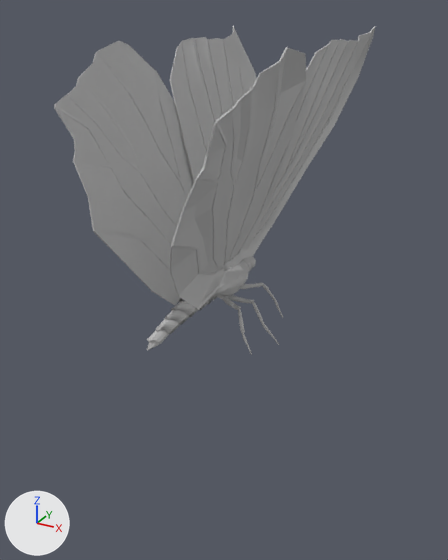
Two versions of the FBX model anim/butterfly_anim_v005.fbx, one commit apart.
Camera for both pictures: a 50 mm lens placed at (0.0271, -0.0501, 0.052), pointed at (-0.0002, -0.0003, 0.0272). The lights are fixed; the arrows at lower left show +X, +Y and +Z. Both versions are drawn at frame 277 of the action 'Take 001'; the numbers are the values there.

The first picture shows 'Body_Base', 'Wing_Lo_Base_L', 'Wing_Lo_Base_R', 'Wing_Up_Base_L', 'Wing_Up_Base_R'.
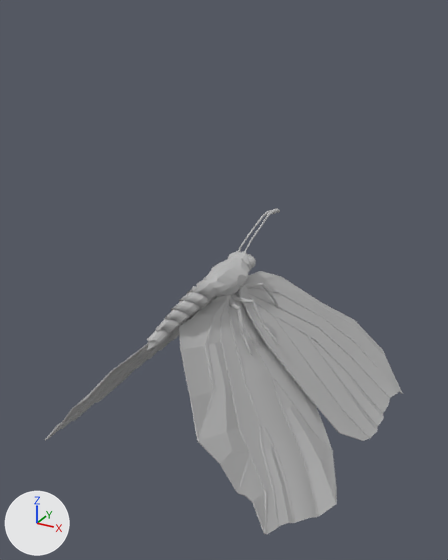
What differs and where, as boxes [x1, y1, x2, y2] in the pictures (448 x 560 px):
'Wing_Lo_Base_R', turned: before [170, 47, 307, 310]; after [179, 292, 337, 535]
'Wing_Lo_Base_L', turned: before [54, 41, 194, 305]; after [45, 307, 204, 441]
'Wing_Up_Base_R', turned: before [242, 26, 375, 259]; after [238, 271, 403, 441]
'Wing_Up_Base_L', turned: before [170, 26, 256, 182]; after [137, 330, 179, 368]

Patch to the scene script:
```diff
--- a/anim/butterfly_anim_v005.fbx.py
+++ b/anim/butterfly_anim_v005.fbx.py
@@ ob_wing_lo_base_l @@
 ob_wing_lo_base_l.location = (0.0, -0.00878, 0.0)
-ob_wing_lo_base_l.rotation_euler = (0.0, 0.0, -1.2)  # degrees (0, 0, -69)
+ob_wing_lo_base_l.rotation_euler = (0.0, 0.0, 0.895)  # degrees (0, 0, 51)
@@ ob_wing_up_base_r @@
 ob_wing_up_base_r.location = (0.0, 0.014, 0.0)
-ob_wing_up_base_r.rotation_euler = (0.0, 0.0, 1.2)  # degrees (0, 0, 69)
+ob_wing_up_base_r.rotation_euler = (0.0, 0.0, -0.895)  # degrees (0, 0, -51)
```
